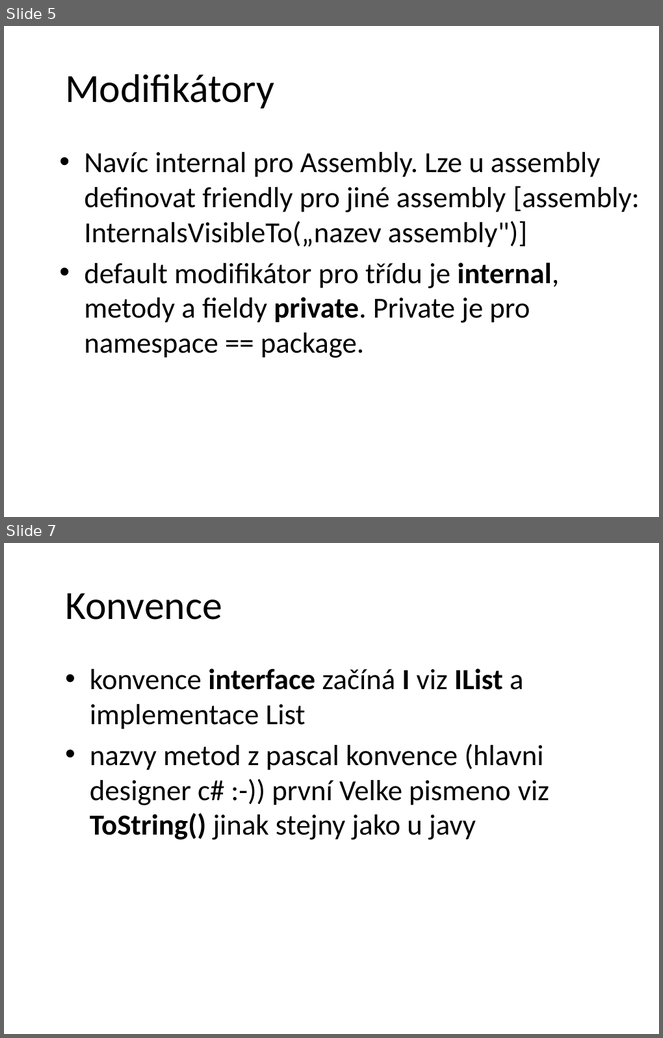
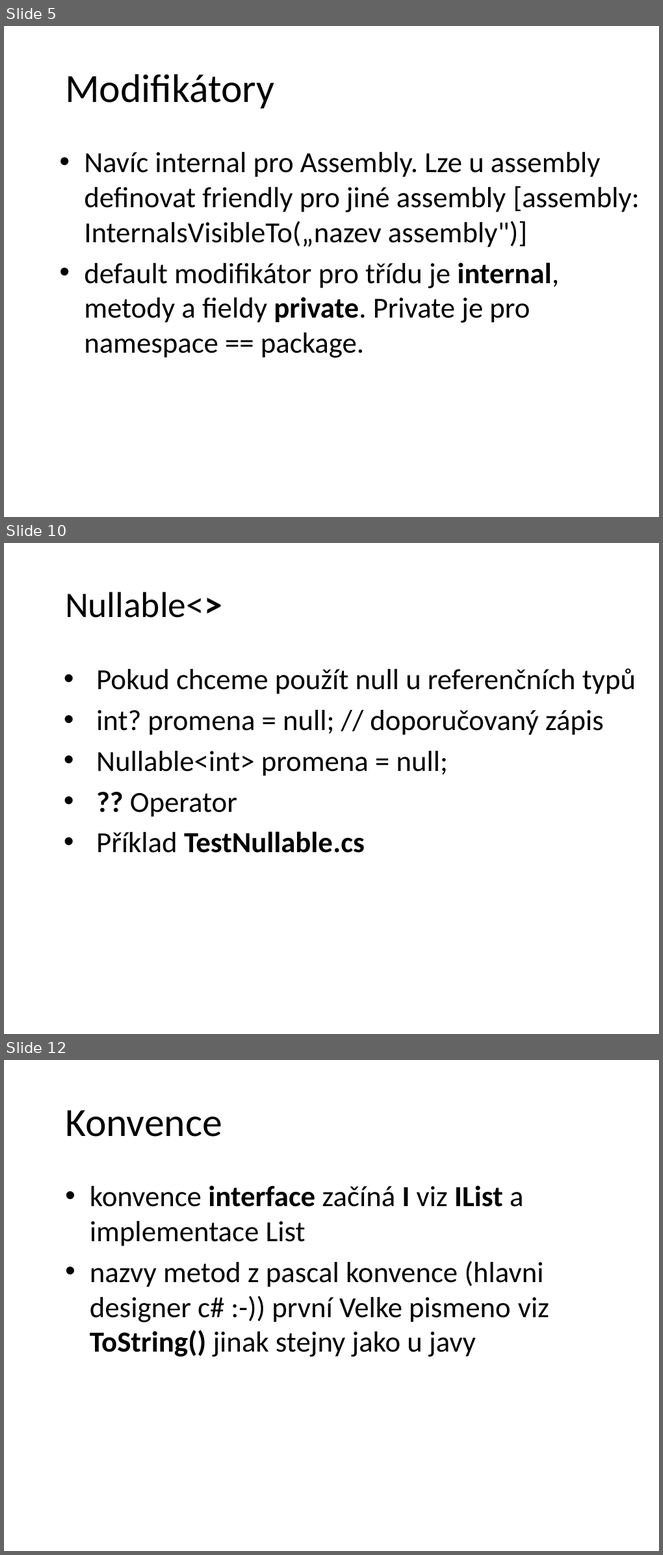
Before and after one commit to petrbalat/Skoleni-Csharp-NET, a slide deck: prezentace.pptx. Shown one above the other, each under a label of ours: slides 5 and 7 before the commit, slides 5, 10 and 12 after it; the slides between them are not shown. The pictures are 663x1038 and 663x1555 pixels, drawn with LibreOffice and Linux fonts; fonts in the diff are those of the drawing; background and template pictures are left out. Boxes give left, top, right and bottom in pixels: in the first picture for what was removed or moved away, otherwise in the second. Text is boxed around its words. In the diff, an @@ line names an element or a change of style, - is before the commit and + after.

```diff
--- a/prezentace.pptx
+++ b/prezentace.pptx
@@ slide 10 added at box(4, 543, 659, 1034), background picture (left out) @@
@@ title added at box(65, 592, 222, 618), 39.6 pt, text #000000 @@
+Nullable<>
@@ text added at box(96, 668, 636, 853), 32 pt, text #000000 @@
+• Pokud chceme použít null u referenčních typů
+• int? promena = null; // doporučovaný zápis
+• Nullable<int> promena = null;
+• ?? Operator
+• Příklad TestNullable.cs
@@ what was slide 7 is now slide 12 @@
```
Also in this commit, not shown: 2 slides changed, 4 other slides added, 1 other file.
